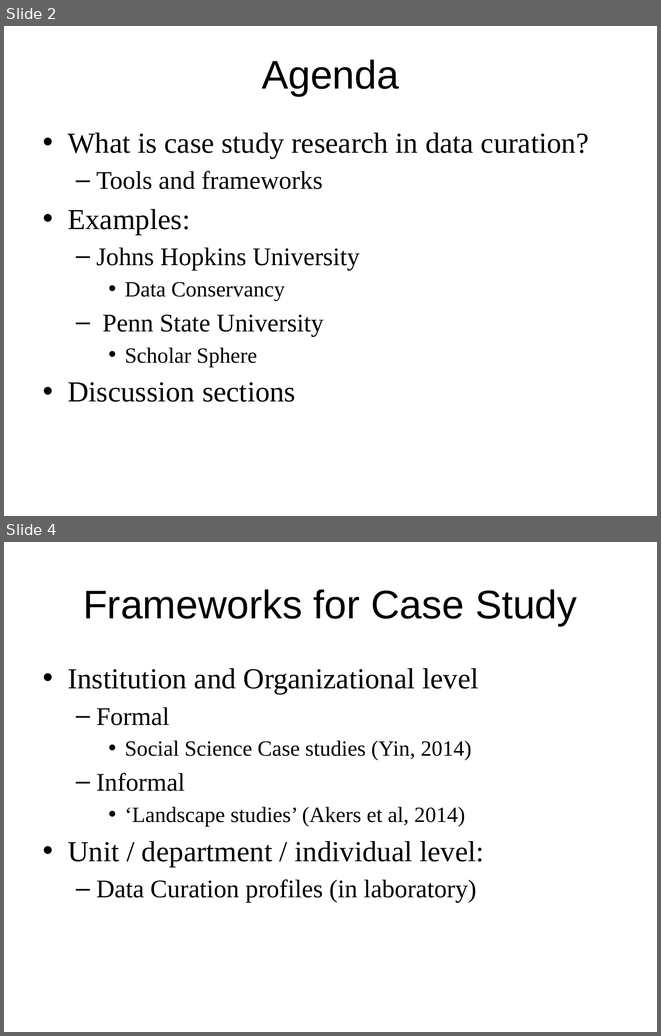
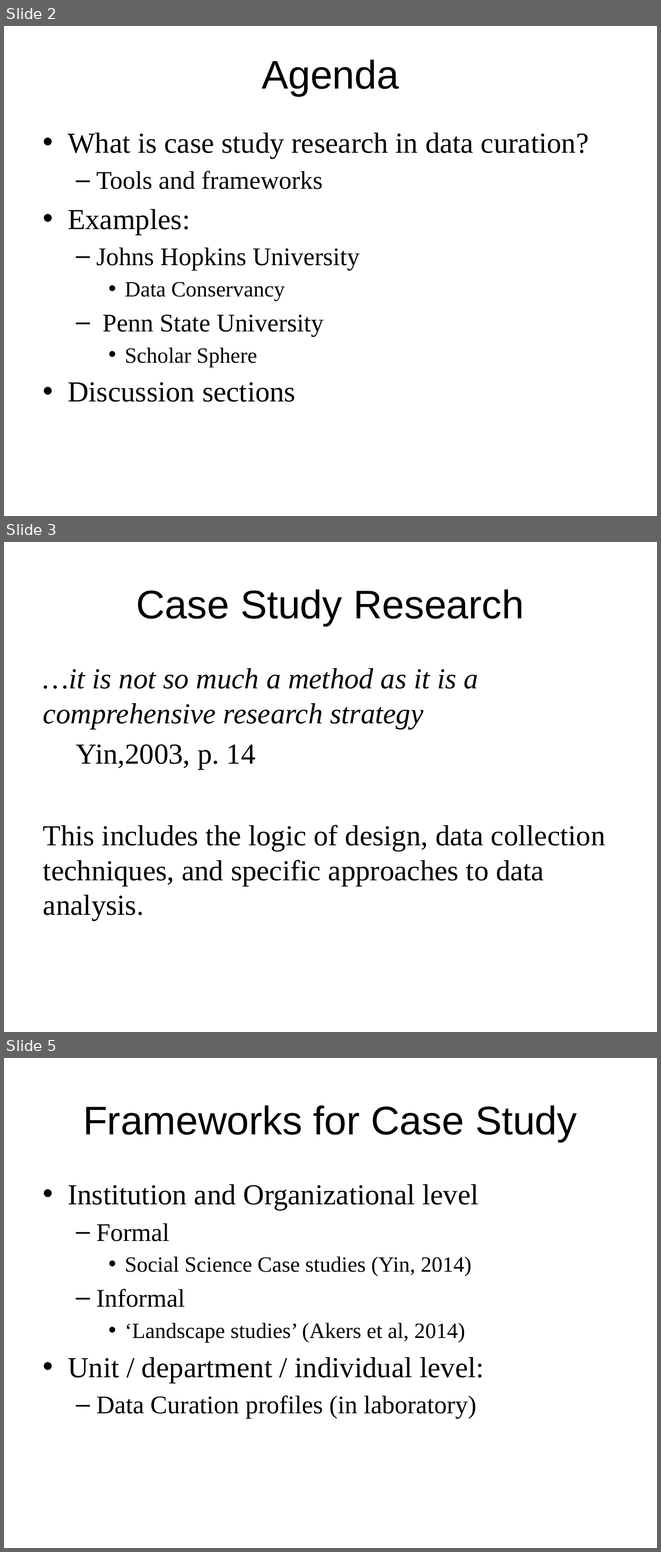
Before and after one commit to DataCurationWorkshop/HongKongCurationWorkshop, a slide deck: Day_1/Case_Study/Day_1_CaseStudy_DCAcad.pptx. Shown one above the other, each under a label of ours: slides 2 and 4 before the commit, slides 2, 3 and 5 after it; the slides between them are not shown. The pictures are 661x1036 and 661x1552 pixels, drawn with LibreOffice and Linux fonts; fonts in the diff are those of the drawing; background and template pictures are left out. Boxes give left, top, right and bottom in pixels: in the first picture for what was removed or moved away, otherwise in the second. Text is boxed around its words. In the diff, an @@ line names an element or a change of style, - is before the commit and + after.

```diff
--- a/Day_1/Case_Study/Day_1_CaseStudy_DCAcad.pptx
+++ b/Day_1/Case_Study/Day_1_CaseStudy_DCAcad.pptx
@@ slide 3 added at bbox=[4, 542, 657, 1032], background #FFFFFF @@
@@ title added at bbox=[136, 589, 524, 626], 44 pt, text #000000 @@
+Case Study Research
@@ text added at bbox=[43, 668, 606, 920], 32 pt, text #000000 @@
+…it is not so much a method as it is a comprehensive research strategy
+Yin,2003, p. 14
+This includes the logic of design, data collection techniques, and specific approaches to data analysis.
@@ what was slide 4 is now slide 5 @@
```
Also in this commit, not shown: 1 other slide added, 1 slide removed, 1 other file.
